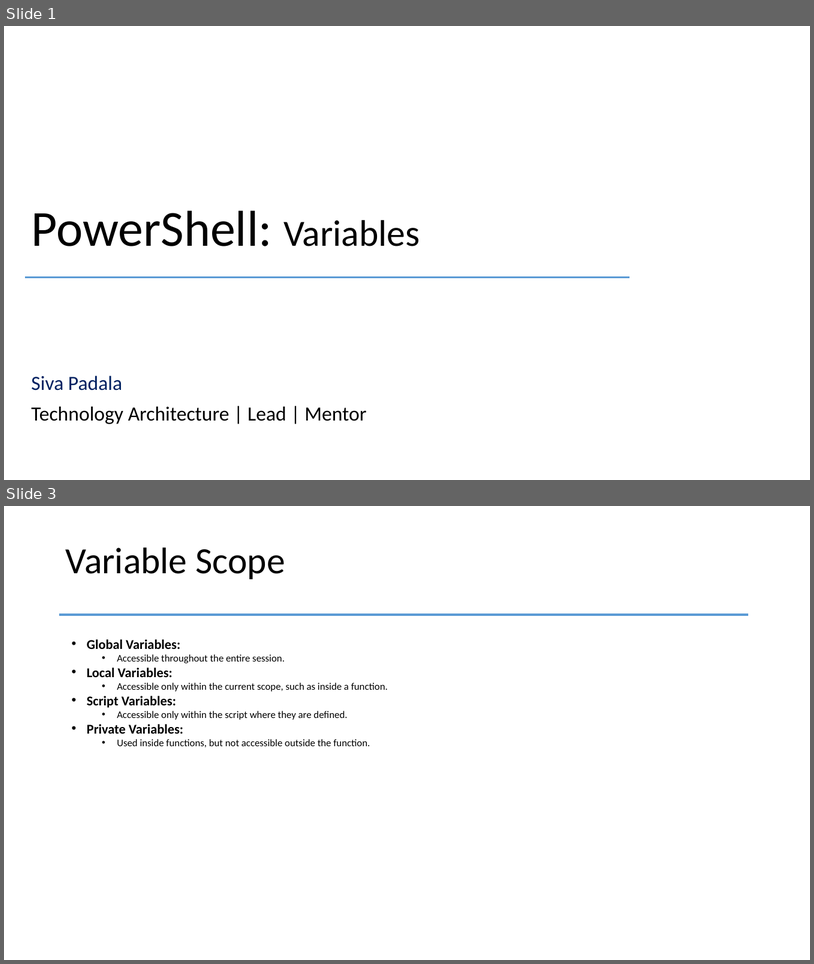
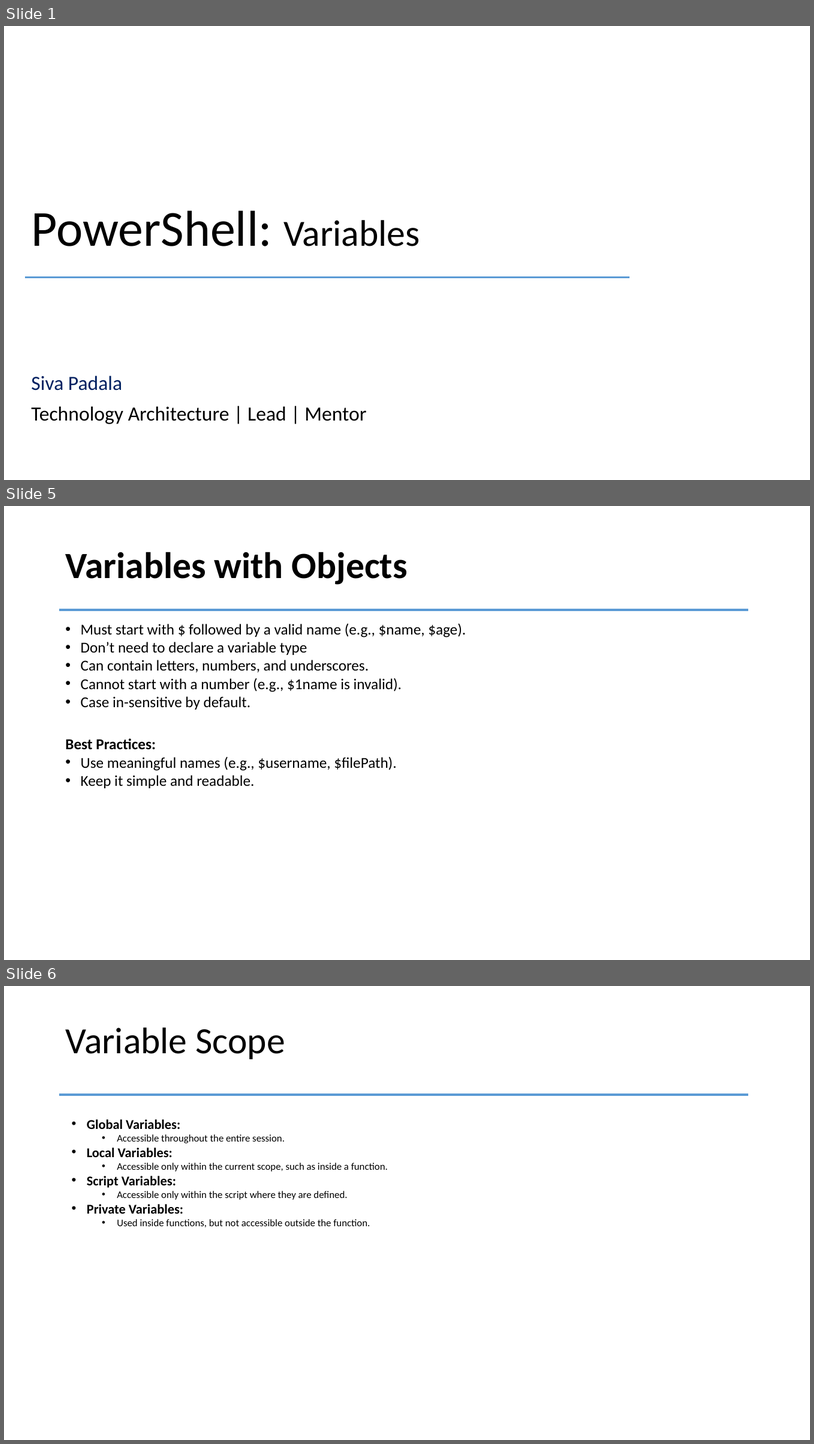
Before and after one commit to PSRITPro/my-learning-journal, a slide deck: PowerShell/Day6/PowerShell.pptx. Shown one above the other, each under a label of ours: slides 1 and 3 before the commit, slides 1, 5 and 6 after it; the slides between them are not shown. The pictures are 814x964 and 814x1444 pixels, drawn with LibreOffice and Linux fonts; fonts in the diff are those of the drawing. Boxes give left, top, right and bottom in pixels: in the first picture for what was removed or moved away, otherwise in the second. Text is boxed around its words. In the diff, an @@ line names an element or a change of style, - is before the commit and + after.

```diff
--- a/PowerShell/Day6/PowerShell.pptx
+++ b/PowerShell/Day6/PowerShell.pptx
@@ slide 5 added at [4, 506, 810, 960], background #FFFFFF @@
@@ title added at [65, 552, 408, 585], 44 pt, text #000000, bold @@
+Variables with Objects
@@ line added from (60, 609) to (749, 609), #5B9BD5 3 pt @@
@@ text added at [65, 623, 466, 788], 18 pt, text #000000 @@
+• Must start with $ followed by a valid name (e.g., $name, $age).
+• Don’t need to declare a variable type
+• Can contain letters, numbers, and underscores.
+• Cannot start with a number (e.g., $1name is invalid).
+• Case in-sensitive by default.
+Best Practices:
+• Use meaningful names (e.g., $username, $filePath).
+• Keep it simple and readable.
@@ what was slide 3 is now slide 6 @@
```
Also in this commit, not shown: 1 slide changed, 2 other slides added, 1 other file.
